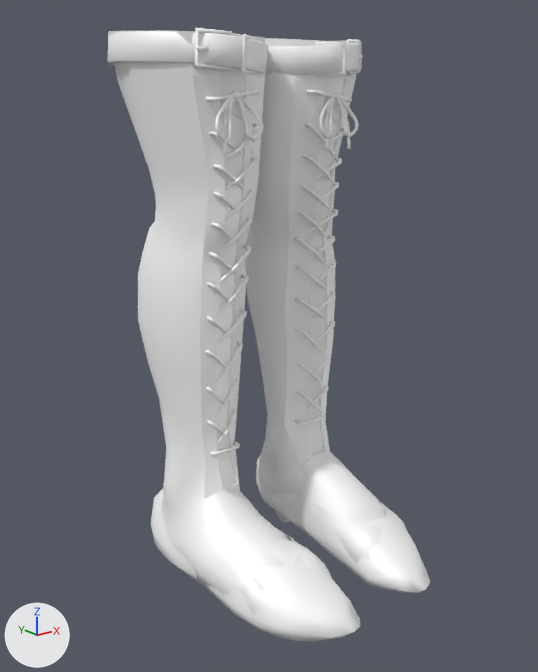
One commit to the FBX model BondageClub/Assets/3D/Shoes/MistressBoots.fbx: the scene before it, then after it.
Rendered twice from a 50 mm lens placed at (-0.513, -0.67, 0.537), pointed at (-0.021, -0.055, 0.291). Lighting does not change. The marker at lower left points along +X, +Y and +Z. Where no turn or scale is listed for an object, it has been applied to the vertices. Vertices at the same position are counted once.

The first picture shows 'boots_mesh'.
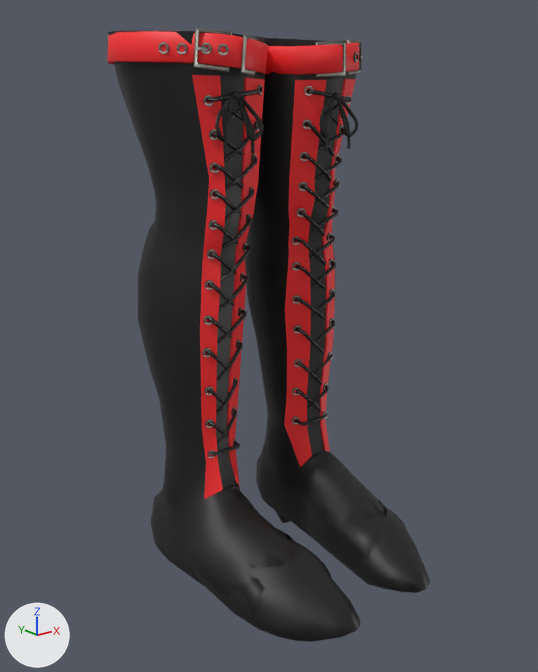
Location of each change, [x1, y1, x2, y2] in pixels of the pictures (538 x 672 px):
'boots_mesh', surface changed, reshaped
    both: [108, 28, 430, 642]
part 1 of me_boots, added
    after: [158, 42, 361, 458]
part 2 of me_boots, recoloured (white to grey)
    both: [193, 28, 362, 77]
part 3 of me_boots, recoloured (white to black)
    both: [108, 31, 430, 642]
part 4 of me_boots, recoloured (grey to black)
    both: [216, 76, 344, 489]
part 5 of me_boots, recoloured (grey to red)
    both: [108, 31, 359, 499]

What changed in the scene script:
```text
Add img_mistressboots0_bmp:
    img_mistressboots0_bmp = load_image('MistressBoots0.bmp', '_unpacked/MistressBoots0.bmp', 128, 128, 'sRGB')
Add img_mistressboots2_bmp:
    img_mistressboots2_bmp = load_image('MistressBoots2.bmp', '_unpacked/MistressBoots2.bmp', 512, 512, 'sRGB')
Add img_mistressboots1_bmp:
    img_mistressboots1_bmp = load_image('MistressBoots1.bmp', '_unpacked/MistressBoots1.bmp', 256, 256, 'sRGB')
Change mat_mesh1:
    remove mat_mesh1.base_color = (1.0, 1.0, 1.0)  # white #ffffff
    add mat_mesh1.texture = img_mistressboots1_bmp  # with its transparency
Change mat_mesh2:
    remove mat_mesh2.base_color = (1.0, 1.0, 1.0)  # white #ffffff
    add mat_mesh2.texture = img_mistressboots2_bmp  # with its transparency
Add mat_material_064:
    mat_material_064 = principled_material('Material.064')
    mat_material_064.base_color = (1.0, 0.0218, 0.0251)  # red #ff292c
Add mat_mesh0:
    mat_mesh0 = principled_material('Mesh0')
    mat_mesh0.texture = img_mistressboots0_bmp  # with its transparency
    mat_mesh0.metallic = 0.141
    mat_mesh0.roughness = 0.515
Change me_boots:
    used by ob_boots_mesh; location = (0.0, 0.0, 0.0)
    remove me_boots.from_pydata(...)  # 4678 vertices, 8608 faces; spans x -0.149..0.149, y -0.234..0.091, z -0.022..0.604
    add me_boots.from_pydata(...)  # 11846 vertices, 12416 faces; spans x -0.149..0.149, y -0.234..0.091, z -0.022..0.604
    me_boots part 1: 7168 vertices added at x -0.131..0.129, y -0.072..-0.02, z 0.154..0.591
    me_boots part 2: 104 faces spanning x -0.108..0.108, y -0.075..-0.052, z 0.563..0.603 switch from mat_mesh1 (white #ffffff) to mat_mesh0 (picture img_mistressboots0_bmp)
    me_boots part 3: 7792 faces spanning x -0.147..0.147, y -0.234..0.09, z -0.022..0.604 switch from mat_mesh2 (white #ffffff) to mat_mesh1 (picture img_mistressboots1_bmp)
    me_boots part 4: 192 faces spanning x -0.108..0.108, y -0.063..-0.006, z 0.096..0.599 switch from mat_mesh3 (white #ffffff) to mat_mesh2 (picture img_mistressboots2_bmp)
    me_boots part 5: 520 faces spanning x -0.149..0.149, y -0.073..0.091, z 0.1..0.603 switch from mat_mesh4 (white #ffffff) to mat_material_064 (red #ff292c)
```
